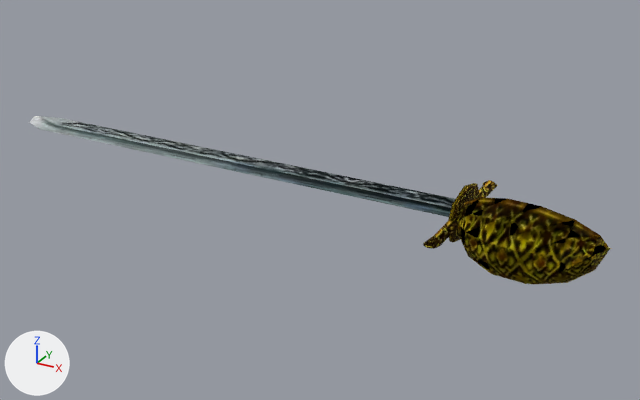
A saved change to the glTF model assets/models/ITMW_050_1H_SWORD_RAPIER_01.glb.
One viewpoint serves both versions: a 50 mm lens placed at (0.275, -0.853, 0.403), pointed at (-0.204, 0.017, -0.032). The lights are fixed; the arrows at lower left show +X, +Y and +Z. Vertices at the same position are counted once.
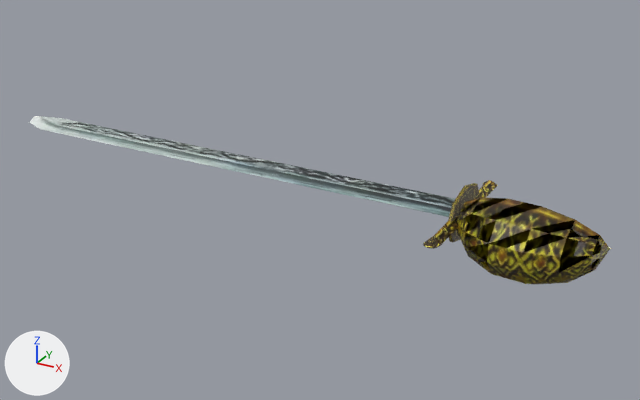
Pixel boxes [x1, y1, x2, y2] of what changed, in the pictures (640 x 400 px):
'Mesh', surface changed, shading changed: [30, 116, 612, 284] in both
part 1 of me_mesh, shading changed: [424, 184, 608, 272] in both

What changed in the scene script:
```text
Add img_itmisc_01_1:
    img_itmisc_01_1 = load_image('ItMisc_01', '_unpacked/ItMisc_01', 512, 512, 'sRGB')
Add img_itmeleeblades_1:
    img_itmeleeblades_1 = load_image('ItMeleeBlades', '_unpacked/ItMeleeBlades', 512, 512, 'sRGB')
Change mat_itmeleeblades:
    mat_itmeleeblades.metallic: 1.0 -> 0.0
    mat_itmeleeblades.roughness: 1.0 -> 0.5
    mat_itmeleeblades.texture: img_itmeleeblades -> img_itmeleeblades_1
Change mat_itmisc_01:
    mat_itmisc_01.metallic: 1.0 -> 0.0
    mat_itmisc_01.roughness: 1.0 -> 0.5
    mat_itmisc_01.texture: img_itmisc_01 -> img_itmisc_01_1
Change me_mesh:
    where me_mesh.from_pydata(...)  # 96 vertices, 149 faces; spans x -0.675..0.147, y -0.1..0.1, z -0.044..0.044
    used by ob_mesh; location = (0.0, 0.0, 0.0)
    me_mesh part 1: 33 of the faces centred in x -0.016..0.139, y -0.094..0.043, z -0.018..0.018 are now shaded flat
```
